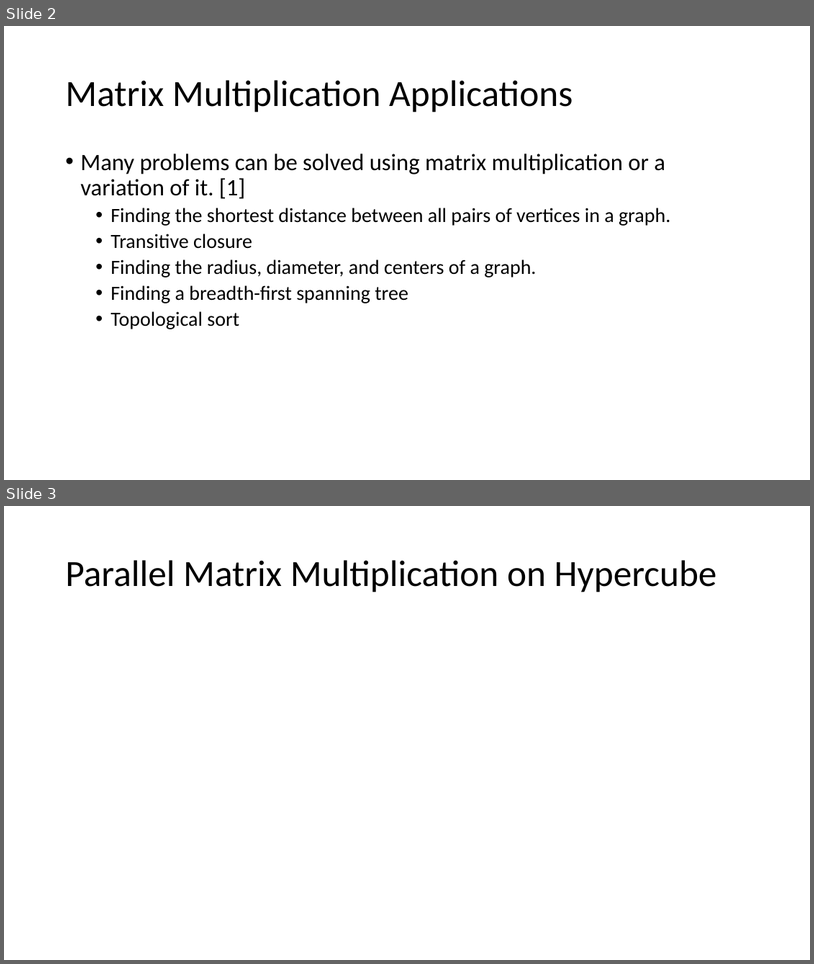
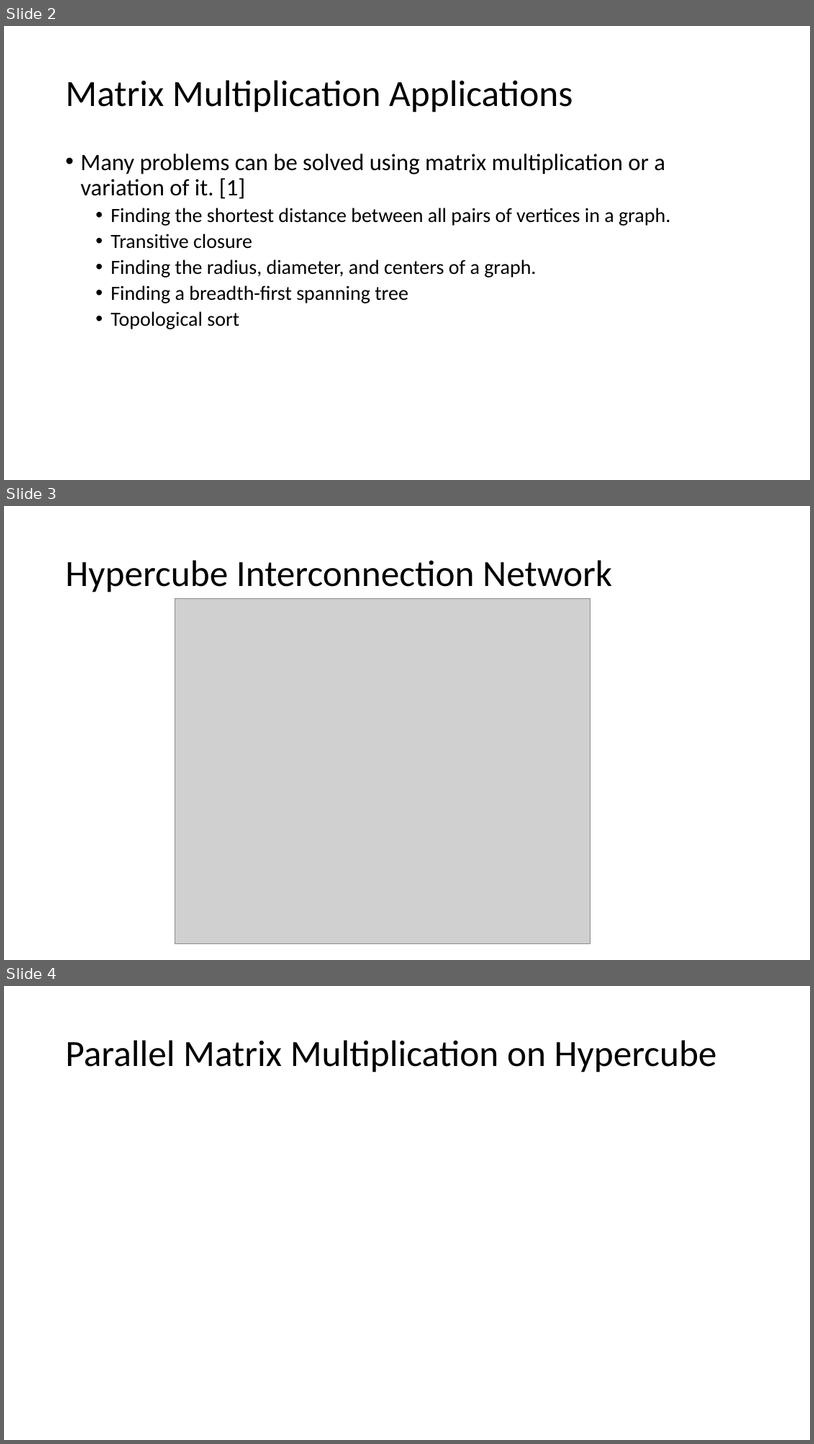
Before and after one commit to badjr/badjr.github.io, a slide deck: mat_mul_transpose.pptx. Shown one above the other, each under a label of ours: slides 2 and 3 before the commit, slides 2, 3 and 4 after it. The pictures are 814x964 and 814x1444 pixels, drawn with LibreOffice and Linux fonts; fonts in the diff are those of the drawing; grey boxes stand for pictures. Boxes give left, top, right and bottom in pixels: in the first picture for what was removed or moved away, otherwise in the second. Text is boxed around its words. In the diff, an @@ line names an element or a change of style, - is before the commit and + after.

Commit message:
Update

```diff
--- a/mat_mul_transpose.pptx
+++ b/mat_mul_transpose.pptx
@@ slide 3 added at (4, 506, 810, 960), background #FFFFFF @@
@@ title added at (65, 560, 612, 592), 44 pt, text #000000 @@
+Hypercube Interconnection Network
@@ picture added at (175, 598, 591, 943) @@
@@ what was slide 3 is now slide 4 @@
```
Also in this commit, not shown: 17 slides changed.
